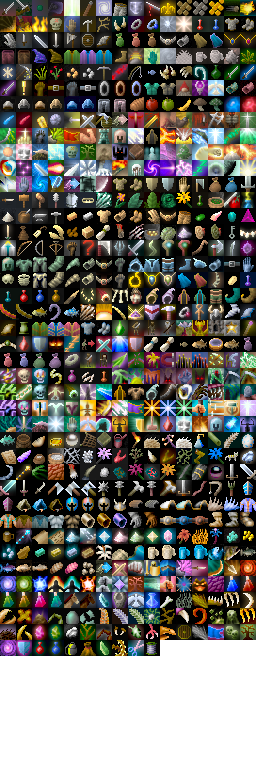
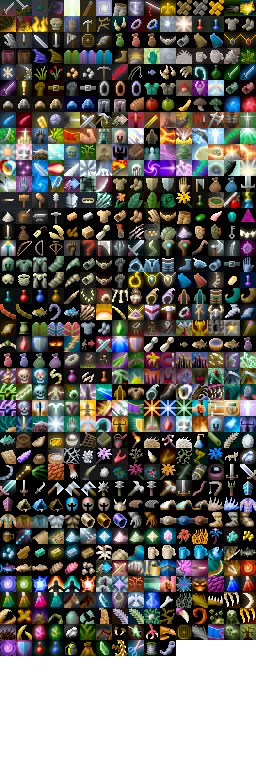
Revision of a layered (256, 768) image; what changed, layer by layer:
painted on "shade" over [160, 640, 176, 656]
